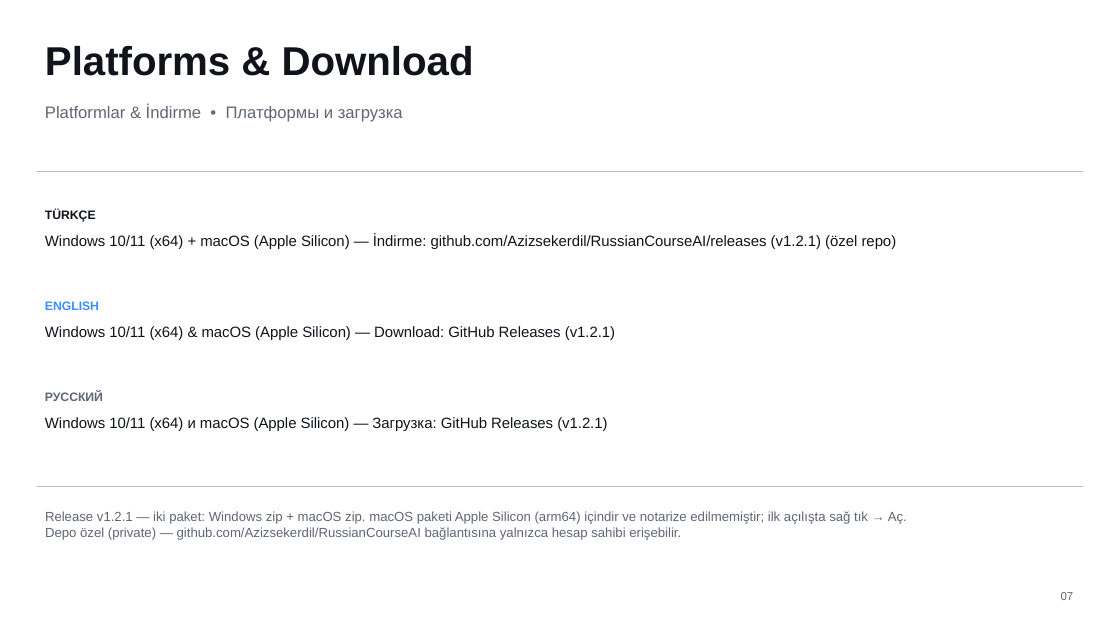
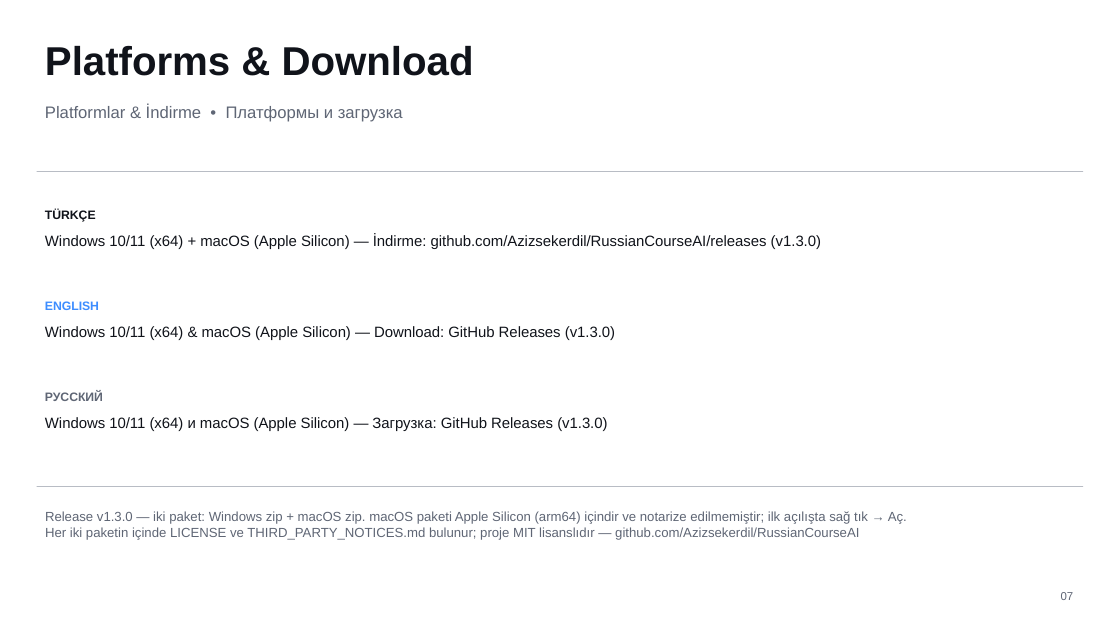
Before and after one commit to Azizsekerdil/RussianCourseAI, a slide deck: slide 7 of docs/presentation/Russian-Course-AI-Trilingual.pptx. Drawn at 1120x630 pixels with LibreOffice and Linux fonts; fonts in the diff are those of the drawing. Boxes give left, top, right and bottom in pixels: in the first picture for what was removed or moved away, otherwise in the second. Text is boxed around its words. In the diff, an @@ line names an element or a change of style, - is before the commit and + after.

```diff
--- a/docs/presentation/Russian-Course-AI-Trilingual.pptx
+++ b/docs/presentation/Russian-Course-AI-Trilingual.pptx
@@ text at (45,234,821,249): text changed @@
-Windows 10/11 (x64) + macOS (Apple Silicon) — İndirme: github.com/Azizsekerdil/RussianCourseAI/releases (v1.2.1) (özel repo)
+Windows 10/11 (x64) + macOS (Apple Silicon) — İndirme: github.com/Azizsekerdil/RussianCourseAI/releases (v1.3.0)
@@ text at (45,326,615,340): text changed @@
-Windows 10/11 (x64) & macOS (Apple Silicon) — Download: GitHub Releases (v1.2.1)
+Windows 10/11 (x64) & macOS (Apple Silicon) — Download: GitHub Releases (v1.3.0)
@@ text at (45,417,607,431): text changed @@
-Windows 10/11 (x64) и macOS (Apple Silicon) — Загрузка: GitHub Releases (v1.2.1)
+Windows 10/11 (x64) и macOS (Apple Silicon) — Загрузка: GitHub Releases (v1.3.0)
@@ text at (45,511,907,540): text changed @@
-Release v1.2.1 — iki paket: Windows zip + macOS zip. macOS paketi Apple Silicon (arm64) içindir ve notarize edilmemiştir; ilk açılışta sağ tık → Aç.
-Depo özel (private) — github.com/Azizsekerdil/RussianCourseAI bağlantısına yalnızca hesap sahibi erişebilir.
+Release v1.3.0 — iki paket: Windows zip + macOS zip. macOS paketi Apple Silicon (arm64) içindir ve notarize edilmemiştir; ilk açılışta sağ tık → Aç.
+Her iki paketin içinde LICENSE ve THIRD_PARTY_NOTICES.md bulunur; proje MIT lisanslıdır — github.com/Azizsekerdil/RussianCourseAI
```
